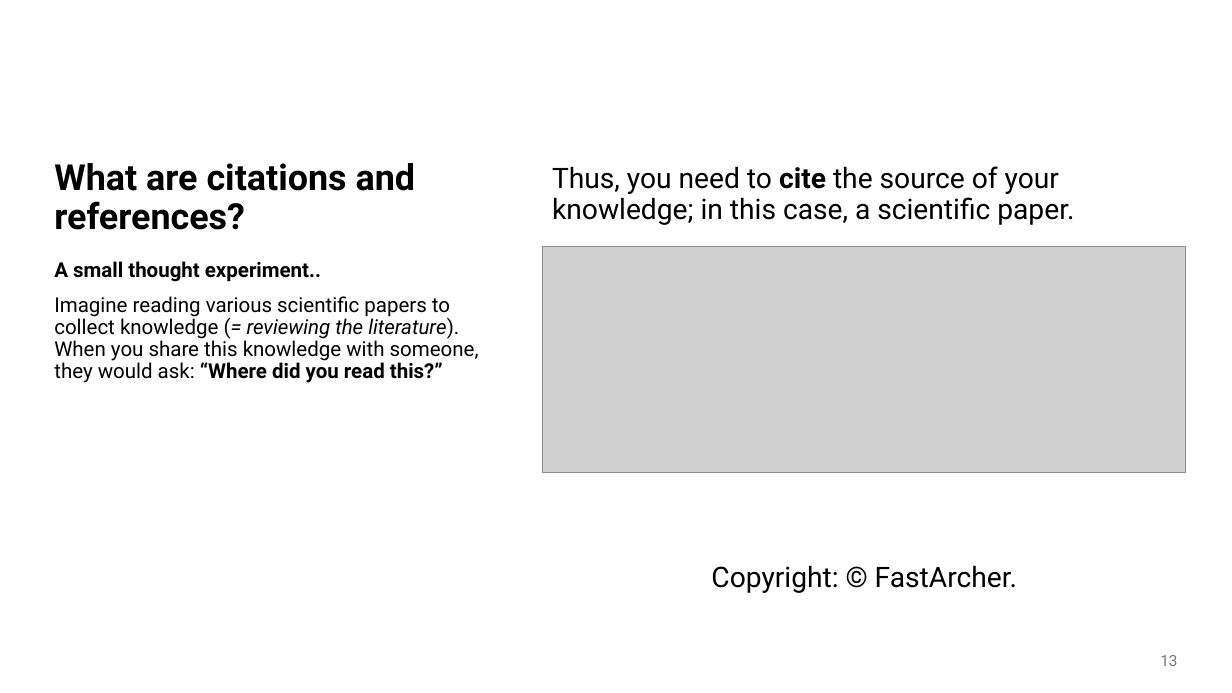
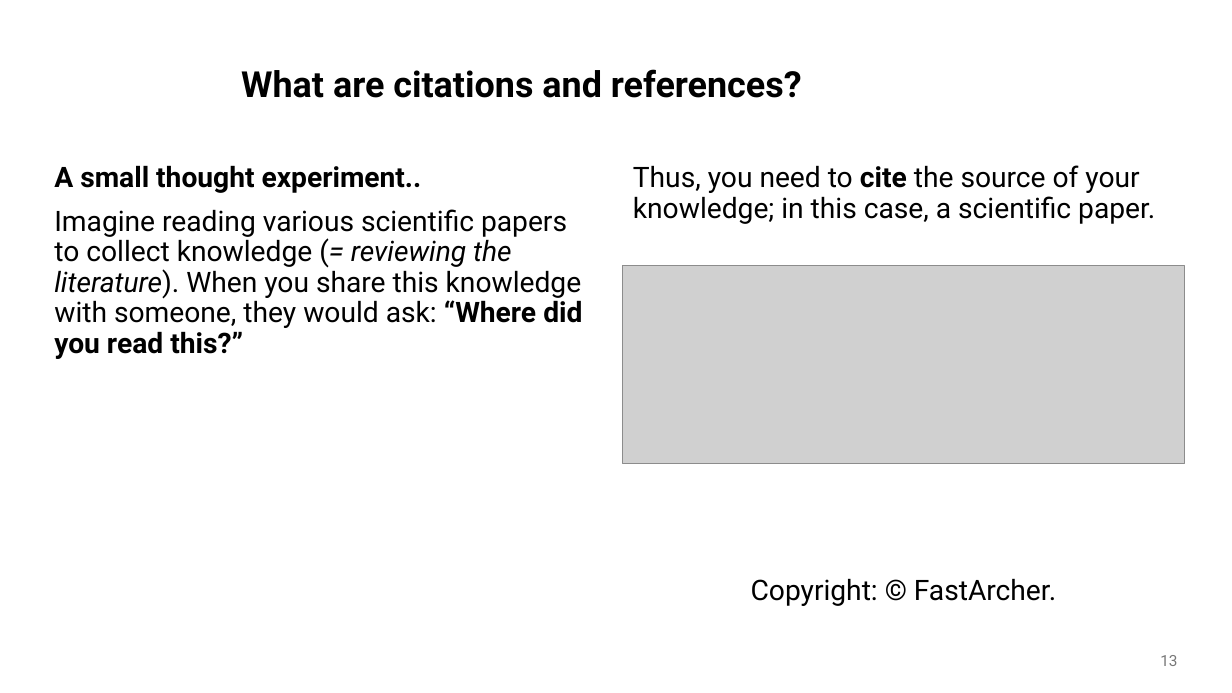
Before and after one commit to lmu-osc/slides-zenodo, a slide deck: slide 13 of lmu-branded-test.pptx. Drawn at 1232x693 pixels with LibreOffice and Linux fonts; fonts in the diff are those of the drawing; grey boxes stand for pictures; background and template pictures are left out. Boxes give left, top, right and bottom in pixels: in the first picture for what was removed or moved away, otherwise in the second. Text is boxed around its words. In the diff, an @@ line names an element or a change of style, - is before the commit and + after.

```diff
--- a/lmu-branded-test.pptx
+++ b/lmu-branded-test.pptx
@@ title "What are citations and references?": place and size @@
-title "What are citations and references?" at box(54, 163, 416, 230)
+title "What are citations and references?" at box(241, 69, 802, 98)
@@ title "What are citations and references?" at box(241, 69, 802, 98): vertical alignment bottom to middle @@
@@ text "A small thought experiment..": place and size @@
-text "A small thought experiment.." at box(54, 261, 479, 383)
+text "A small thought experiment.." at box(54, 165, 582, 359)
@@ text "A small thought experiment.." at box(54, 165, 582, 359): size 16 to 22 pt @@
@@ text "Thus, you need to cite ...": place and size @@
-text "Thus, you need to cite ..." at box(552, 166, 1074, 225)
+text "Thus, you need to cite ..." at box(633, 165, 1155, 224)
@@ picture: place and size @@
-picture at box(543, 247, 1187, 472)
+picture at box(623, 266, 1185, 464)
@@ text "Copyright: © FastArcher.": place and size @@
-text "Copyright: © FastArcher." at box(711, 565, 1017, 593)
+text "Copyright: © FastArcher." at box(751, 578, 1056, 606)
```
Also in this commit, not shown: 11 other files.
